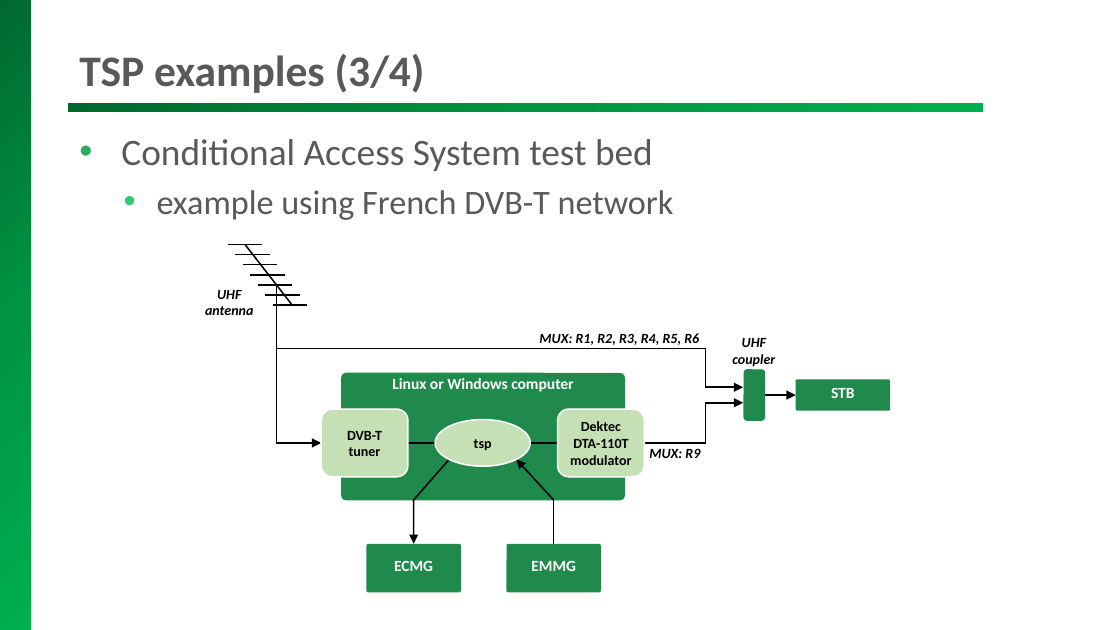
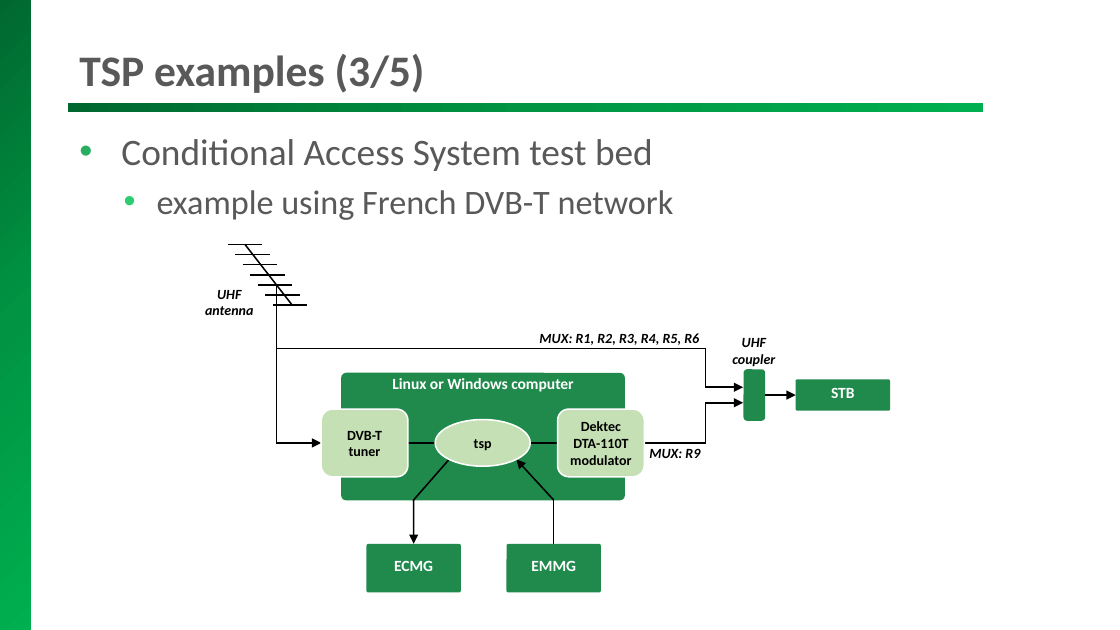
Before and after one commit to tsduck/tsduck, a slide deck: slide 20 of doc/tsduck-presentation.pptx (slide 19 before the commit). Drawn at 1120x630 pixels with LibreOffice and Linux fonts; fonts in the diff are those of the drawing; background and template pictures are left out. Boxes give left, top, right and bottom in pixels: in the first picture for what was removed or moved away, otherwise in the second. Text is boxed around its words. In the diff, an @@ line names an element or a change of style, - is before the commit and + after.

```diff
--- a/doc/tsduck-presentation.pptx
+++ b/doc/tsduck-presentation.pptx
@@ title at (x1=79, y1=54, x2=425, y2=93): text changed @@
-TSP examples (3/4)
+TSP examples (3/5)
```
Also in this commit, not shown: 10 other slides changed, 2 slides added, 6 other files.
